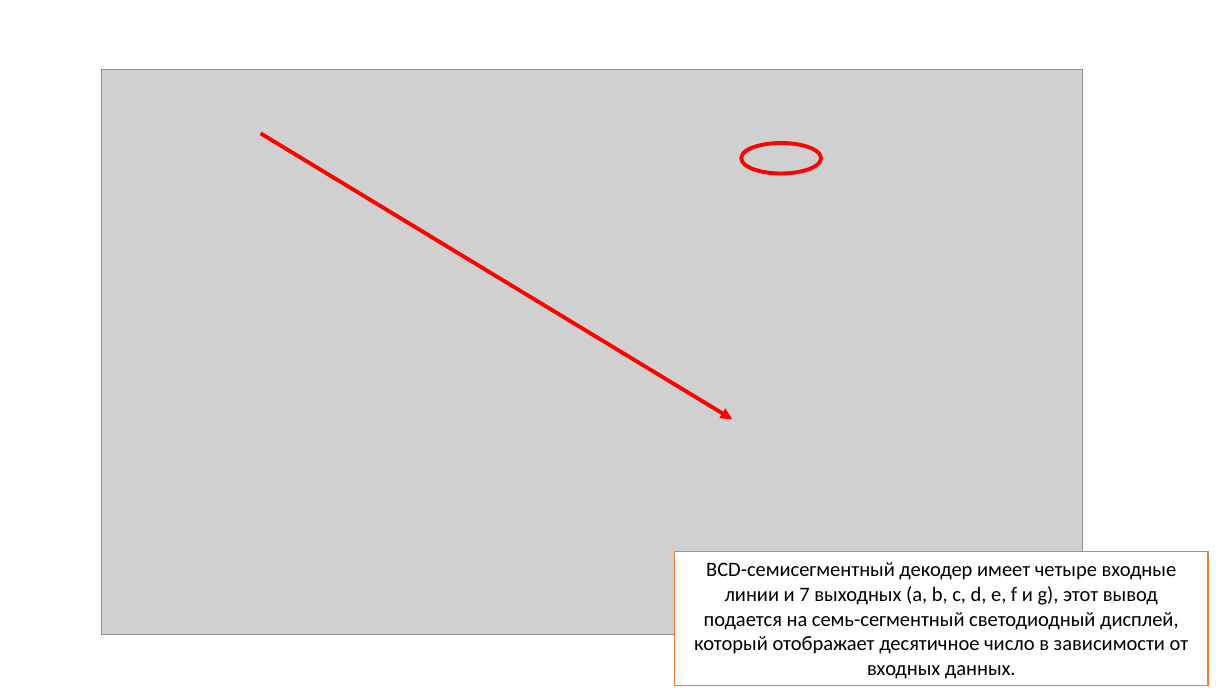
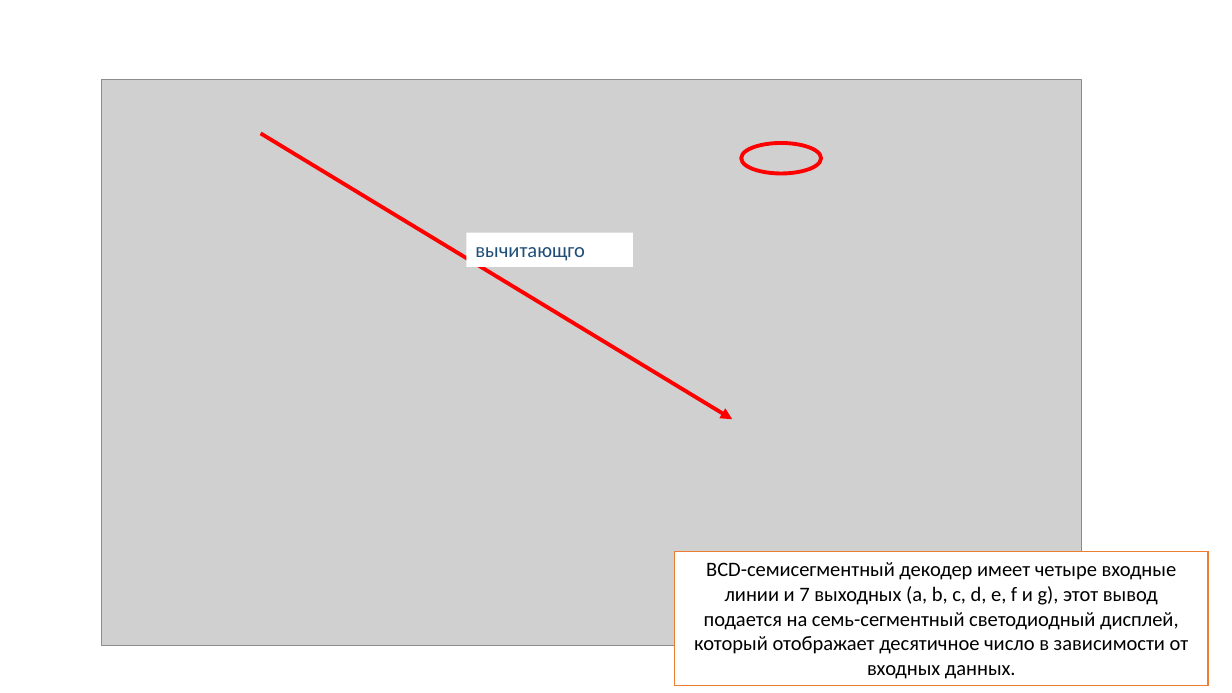
Before and after one commit to AnasEfi/Ezidi, a slide deck: slide 5 of счетчик.pptx. Drawn at 1232x693 pixels with LibreOffice and Linux fonts; fonts in the diff are those of the drawing; grey boxes stand for pictures. Boxes give left, top, right and bottom in pixels: in the first picture for what was removed or moved away, otherwise in the second. Text is boxed around its words. In the diff, an @@ line names an element or a change of style, - is before the commit and + after.

```diff
--- a/счетчик.pptx
+++ b/счетчик.pptx
@@ picture moved from (x1=102, y1=69, x2=1082, y2=635) to (x1=101, y1=79, x2=1081, y2=645) @@
@@ rectangle added at (x1=467, y1=233, x2=633, y2=267), fill #FFFFFF, 16 pt, text #1F4E79 @@
+вычитающго
```
Also in this commit, not shown: 1 other slide changed, 28 other files.
